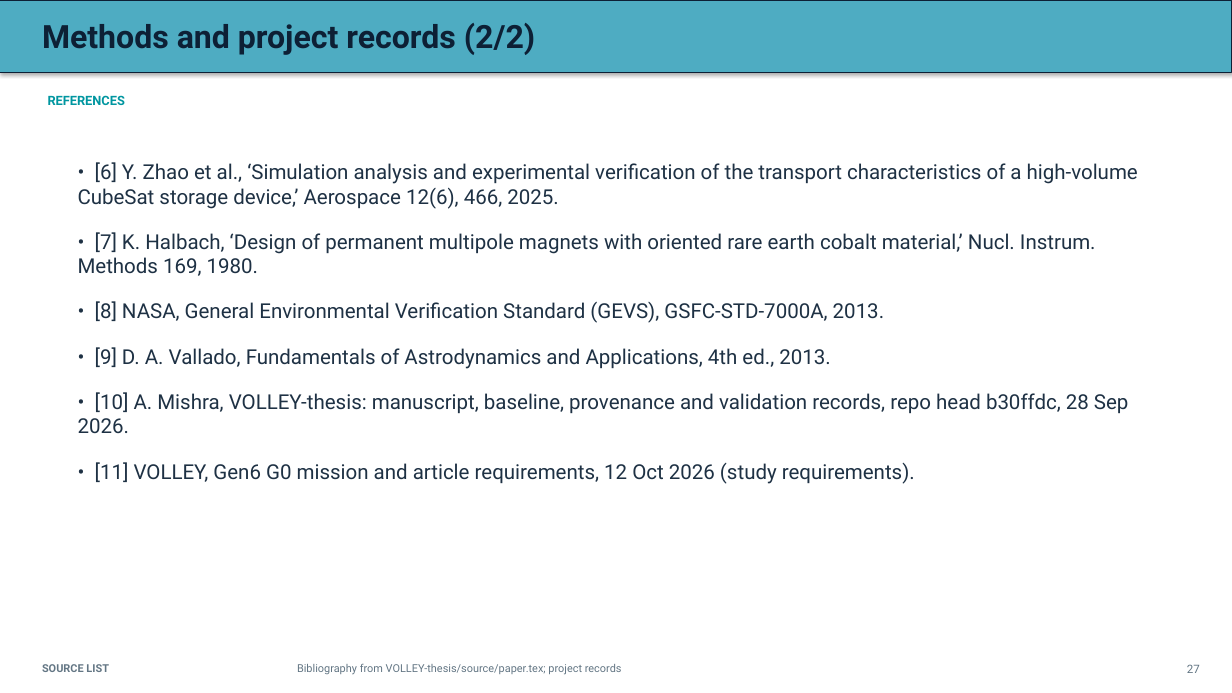
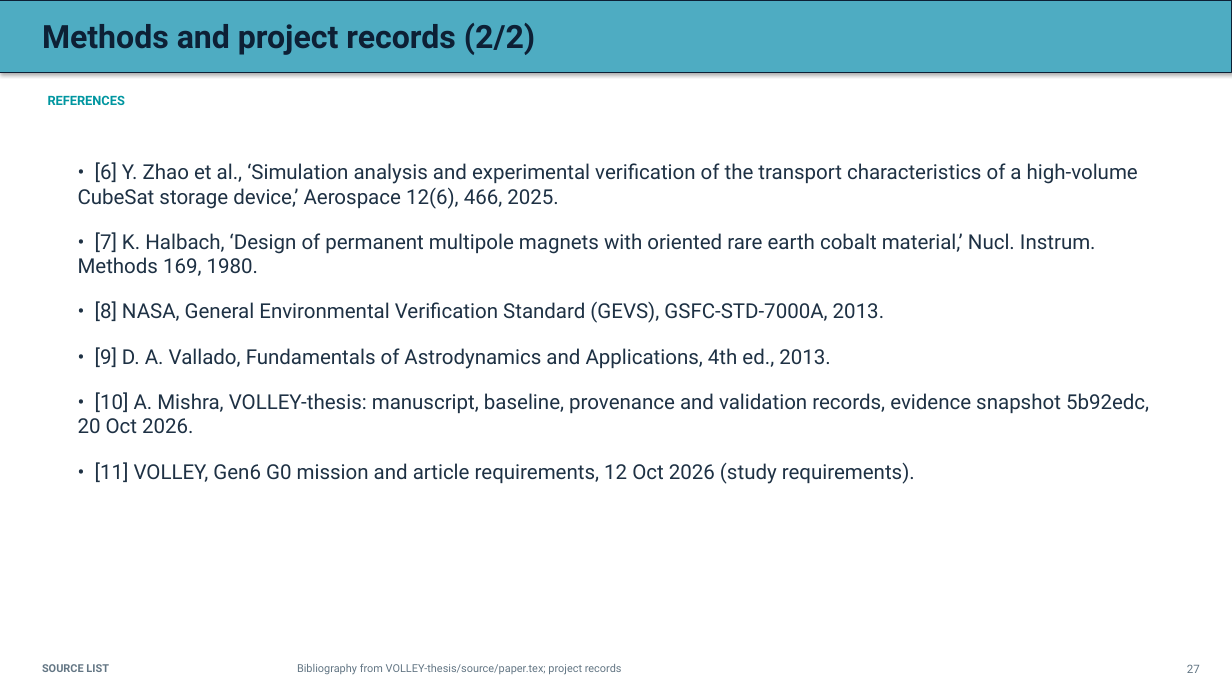
Before and after one commit to aaaaaaaaaaaavm/VOLLEY-thesis, a slide deck: slide 27 of university/final_review_2026_10_10/VOLLEY_Final_Review_2026-10-10.pptx. Drawn at 1232x693 pixels with LibreOffice and Linux fonts; fonts in the diff are those of the drawing. Boxes give left, top, right and bottom in pixels: in the first picture for what was removed or moved away, otherwise in the second. Text is boxed around its words. In the diff, an @@ line names an element or a change of style, - is before the commit and + after.

Commit message:
Integrate finite-force results into academic reports and public evidence

```diff
--- a/university/final_review_2026_10_10/VOLLEY_Final_Review_2026-10-10.pptx
+++ b/university/final_review_2026_10_10/VOLLEY_Final_Review_2026-10-10.pptx
@@ text at [78, 392, 1149, 434]: text changed @@
-• [10] A. Mishra, VOLLEY-thesis: manuscript, baseline, provenance and validation records, repo head b30ffdc, 28 Sep 2026.
+• [10] A. Mishra, VOLLEY-thesis: manuscript, baseline, provenance and validation records, evidence snapshot 5b92edc, 20 Oct 2026.
```
Also in this commit, not shown: 3 other slides changed, 1 slide added, 17 other files.
